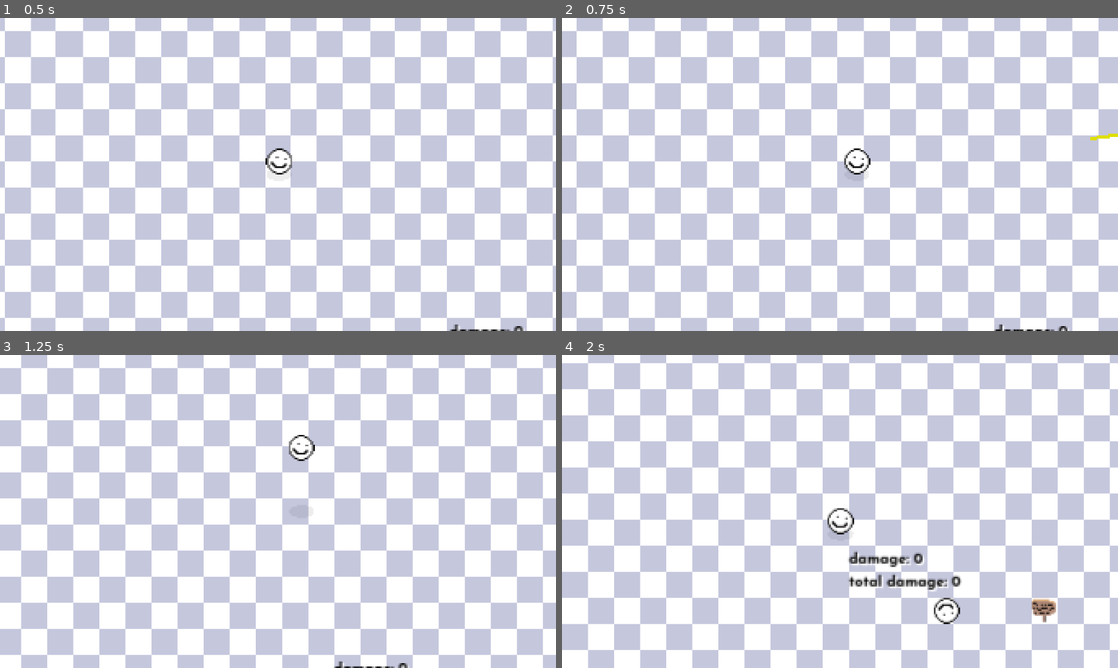
Above: before the commit, frames 1-4 (two rows, left to right).
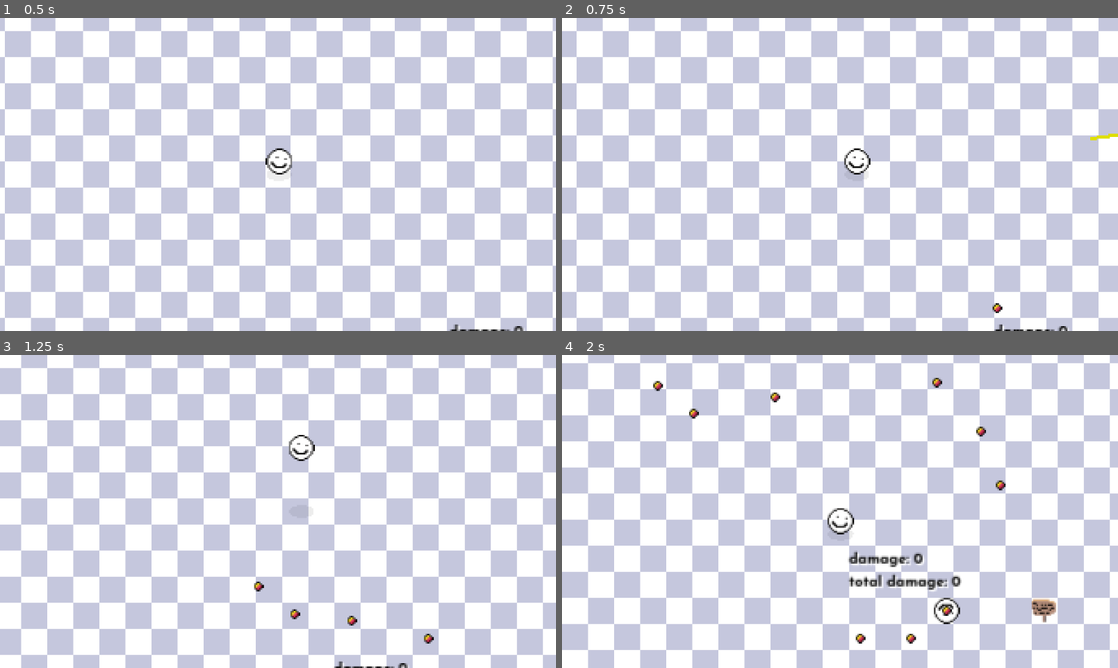
Above: after the commit, the same moments.

Repository: chris-pitre/Space-Cowboy
Game: Godot game, scene res://scenes/main.tscn
The game is run twice, just before and just after one commit, with the same random seed, the same clock (stepped at 60 frames per second) and the same inputs.
Inputs (mouse positions are in pixels of both pictures, inside the frame that each line leads up to):
- Up to frame 1 (0.5 s): no input
- Up to frame 2 (0.75 s): tap Enter at 0.5 s; move the mouse to (962, 158) at 0.52 s; hold D (move_right) from 0.53 s (still down); click (962, 158) at 0.6 s
- Up to frame 3 (1.25 s): keep holding D (move_right); tap Space (jump) at 0.77 s
- Up to frame 4 (2 s): move the mouse to (728, 527) at 1.27 s; release D (move_right) at 1.28 s; hold S (move_down) from 1.28 s (still down); right-click (728, 527) at 1.35 s; tap Space (jump) at 1.52 s

Frame 1 is identical in both runs. In frame 2, less than 0.1% of the frame differs, in the area x 77-80%, y 91-95%; in frame 3, 0.2%; in frame 4, 0.4%, in the area x 16-80%, y 7-93%.

Commit message:
dummy bullet emitter with rudimentary ai

Diff:
--- /dev/null
+++ b/scenes/actors/dummy/bullet/dummy_bullet.gd
@@ -0,0 +1,5 @@
+class_name DummyBullet
+extends Bullet
+
+func _physics_process(delta):
+	position += direction.normalized() * speed
--- /dev/null
+++ b/scenes/actors/dummy/bullet/dummy_bullet.tscn
@@ -0,0 +1,22 @@
+[gd_scene load_steps=4 format=3 uid="uid://bqvi3ol5alffp"]
+
+[ext_resource type="Script" path="res://scenes/actors/dummy/bullet/dummy_bullet.gd" id="1_r2pjr"]
+[ext_resource type="Texture2D" uid="uid://dfdjtbwr2tw3s" path="res://assets/textures/bullet/enemy_bullet.png" id="2_ayksc"]
+
+[sub_resource type="RectangleShape2D" id="RectangleShape2D_seiwe"]
+size = Vector2(4, 4)
+
+[node name="DummyBullet" type="Area2D"]
+collision_layer = 4
+collision_mask = 9
+script = ExtResource("1_r2pjr")
+lifetime = 8.0
+speed = 2.0
+
+[node name="Sprite2D" type="Sprite2D" parent="."]
+texture = ExtResource("2_ayksc")
+
+[node name="CollisionShape2D" type="CollisionShape2D" parent="."]
+shape = SubResource("RectangleShape2D_seiwe")
+
+[connection signal="body_entered" from="." to="." method="_on_body_entered"]
--- a/scenes/actors/dummy/dummy.tscn
+++ b/scenes/actors/dummy/dummy.tscn
@@ -1,17 +1,35 @@
-[gd_scene load_steps=5 format=3 uid="uid://4cf71r7q316t"]
+[gd_scene load_steps=8 format=3 uid="uid://4cf71r7q316t"]
 
 [ext_resource type="Script" path="res://scenes/actors/dummy/dummy.gd" id="1_u1gb6"]
 [ext_resource type="Texture2D" uid="uid://byllt52147x1u" path="res://assets/textures/debug/smiley.png" id="2_82wto"]
+[ext_resource type="Script" path="res://src/state_machine/state_machine.gd" id="2_vyd8x"]
 [ext_resource type="FontFile" uid="uid://c5lo51ho2gio0" path="res://assets/themes/fonts/JosefinSans-Bold.ttf" id="3_02jrx"]
+[ext_resource type="Script" path="res://scenes/actors/dummy/states/dummy_idle.gd" id="3_7kf3d"]
+[ext_resource type="Script" path="res://scenes/actors/dummy/states/dummy_shooting.gd" id="4_3qfpl"]
 
 [sub_resource type="RectangleShape2D" id="RectangleShape2D_qs6pd"]
 size = Vector2(16, 16)
 
-[node name="Dummy" type="CharacterBody2D" node_paths=PackedStringArray("sprite")]
+[node name="Dummy" type="CharacterBody2D" node_paths=PackedStringArray("sprite", "state_machine")]
 collision_layer = 2
 collision_mask = 15
 script = ExtResource("1_u1gb6")
 sprite = NodePath("Sprite2D")
+state_machine = NodePath("StateMachine")
+
+[node name="StateMachine" type="Node" parent="." node_paths=PackedStringArray("default_state")]
+script = ExtResource("2_vyd8x")
+default_state = NodePath("Idle")
+
+[node name="Idle" type="Node" parent="StateMachine" node_paths=PackedStringArray("actor", "state_machine")]
+script = ExtResource("3_7kf3d")
+actor = NodePath("../..")
+state_machine = NodePath("..")
+
+[node name="Shooting" type="Node" parent="StateMachine" node_paths=PackedStringArray("actor", "state_machine")]
+script = ExtResource("4_3qfpl")
+actor = NodePath("../..")
+state_machine = NodePath("..")
 
 [node name="Control" type="Control" parent="."]
 layout_mode = 3
--- /dev/null
+++ b/scenes/actors/dummy/states/dummy_idle.gd
@@ -0,0 +1,19 @@
+class_name DummyIdle
+extends State
+
+## When this state is entered
+func enter() -> void:
+	pass
+
+## Run every frame
+func run(delta: float) -> void:
+	await get_tree().create_timer(0.1).timeout
+	state_machine.next_state = state_machine.states["Shooting"]
+
+## Run every physics frame
+func run_physics(delta: float) -> void:
+	pass
+
+## When this state is exited
+func exit() -> void:
+	pass
--- /dev/null
+++ b/scenes/actors/dummy/states/dummy_shooting.gd
@@ -0,0 +1,23 @@
+class_name DummyShooting
+extends State
+
+@onready var bullet_path = preload("res://scenes/actors/dummy/bullet/dummy_bullet.tscn")
+
+## When this state is entered
+func enter() -> void:
+	var bullet = bullet_path.instantiate()
+	actor.add_child(bullet)
+	bullet.direction = actor.global_position.direction_to(Game.player.global_position+Game.player.velocity)
+
+## Run every frame
+func run(delta: float) -> void:
+	await get_tree().create_timer(0.1).timeout
+	state_machine.next_state = state_machine.states["Idle"]
+
+## Run every physics frame
+func run_physics(delta: float) -> void:
+	pass
+
+## When this state is exited
+func exit() -> void:
+	pass
--- a/scenes/actors/player/bullet/bullet_tracer.gd
+++ b/scenes/actors/player/bullet/bullet_tracer.gd
@@ -4,6 +4,10 @@
 var end: Vector2
 var new_end: Vector2
 
+func _ready():
+	await get_tree().create_timer(3).timeout
+	queue_free()
+
 func _process(delta):
 	origin = origin.move_toward(end, 20)
 	new_end = new_end.move_toward(end, 50)
--- a/scenes/actors/player/player.gd
+++ b/scenes/actors/player/player.gd
@@ -22,3 +22,6 @@
 
 func get_movement_direction() -> Vector2:
 	return get_input_vector()
+
+func is_hit(damage: float) -> void:
+	print("ow")
--- a/scenes/prefabs/bullet/bullet.gd
+++ b/scenes/prefabs/bullet/bullet.gd
@@ -4,6 +4,8 @@
 @export var lifetime: float = .5
 @export var damage: float = 1
 @export var speed: float = 1000
+
+var direction: Vector2
 
 func _ready() -> void:
 	await get_tree().create_timer(lifetime, false).timeout
@@ -12,7 +14,7 @@
 func _physics_process(delta):
 	pass
 
-func _on_area_entered(body):
+func _on_body_entered(body):
 	if body.has_method("is_hit"):
-		body.is_hit()
+		body.is_hit(damage)
 	queue_free()
--- a/scenes/prefabs/bullet/bullet.tscn
+++ b/scenes/prefabs/bullet/bullet.tscn
@@ -4,3 +4,5 @@
 
 [node name="Bullet" type="Area2D"]
 script = ExtResource("1_trjlc")
+
+[connection signal="body_entered" from="." to="." method="_on_body_entered"]
Binary file added: assets/textures/bullet/enemy_bullet.png
Not shown, added: assets/textures/bullet/enemy_bullet.png.import
